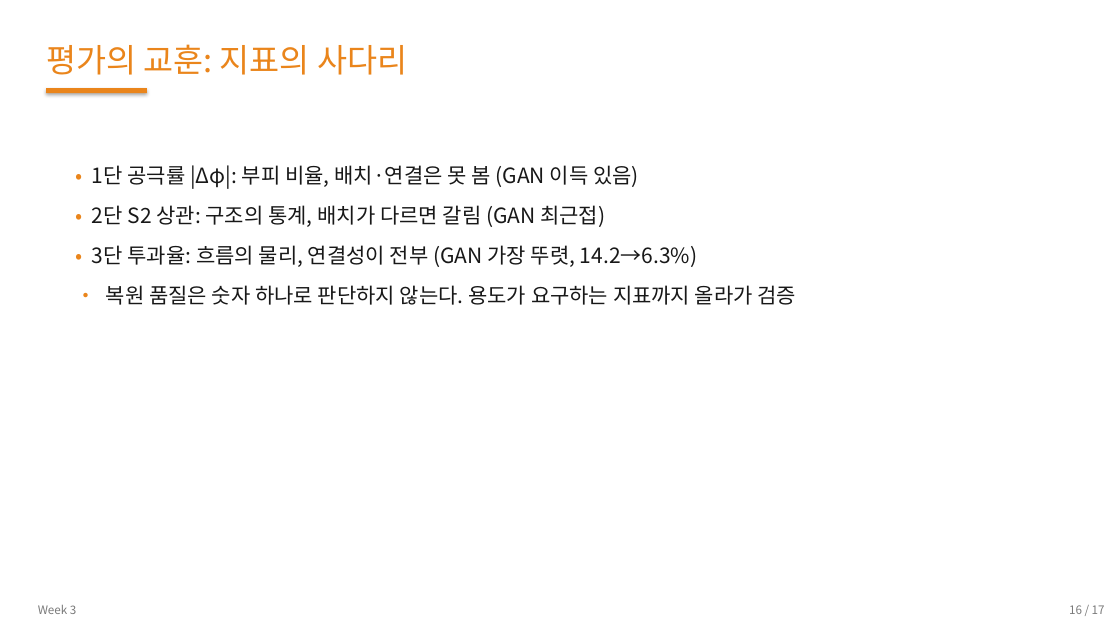
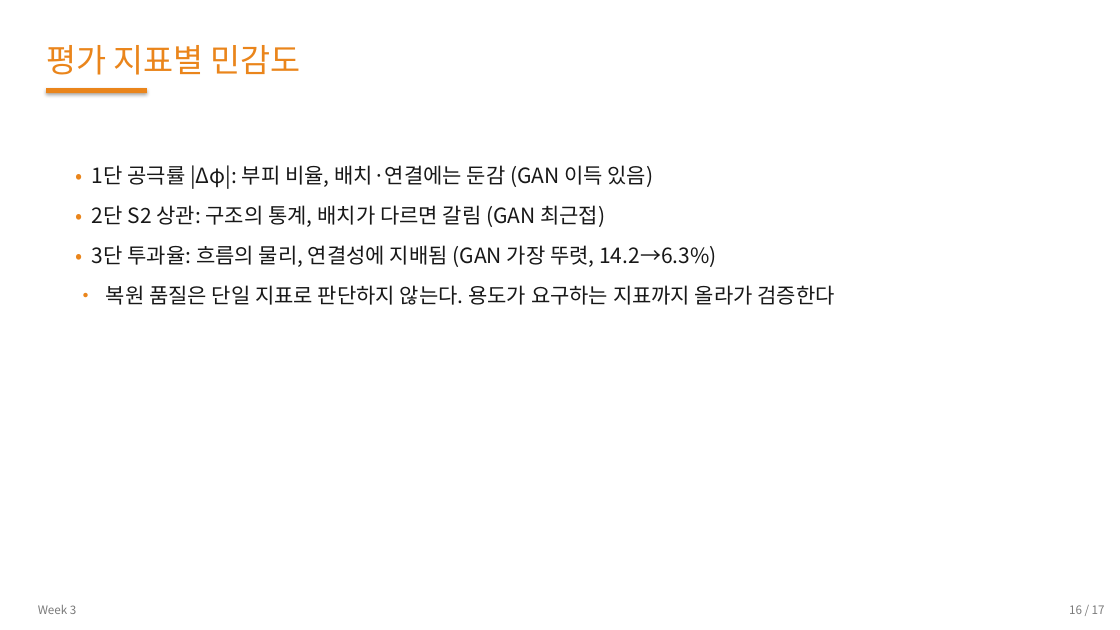
Before and after one commit to 01willy/Digital_rock_DL_Education, a slide deck: slide 16 of web/downloads/shared/w3/W3.pptx. Drawn at 1120x630 pixels with LibreOffice and Linux fonts; fonts in the diff are those of the drawing. Boxes give left, top, right and bottom in pixels: in the first picture for what was removed or moved away, otherwise in the second. Text is boxed around its words. In the diff, an @@ line names an element or a change of style, - is before the commit and + after.

```diff
--- a/web/downloads/shared/w3/W3.pptx
+++ b/web/downloads/shared/w3/W3.pptx
@@ text at <box>46,45,301,75</box>: text changed @@
-평가의 교훈: 지표의 사다리
+평가 지표별 민감도
@@ text at <box>92,165,654,188</box>: text changed @@
-• 1단 공극률 |Δφ|: 부피 비율, 배치·연결은 못 봄 (GAN 이득 있음)
+• 1단 공극률 |Δφ|: 부피 비율, 배치·연결에는 둔감 (GAN 이득 있음)
@@ text at <box>92,245,835,305</box>: text changed @@
-• 3단 투과율: 흐름의 물리, 연결성이 전부 (GAN 가장 뚜렷, 14.2→6.3%)
-• 복원 품질은 숫자 하나로 판단하지 않는다. 용도가 요구하는 지표까지 올라가 검증
+• 3단 투과율: 흐름의 물리, 연결성에 지배됨 (GAN 가장 뚜렷, 14.2→6.3%)
+• 복원 품질은 단일 지표로 판단하지 않는다. 용도가 요구하는 지표까지 올라가 검증한다
```
Also in this commit, not shown: 15 other slides changed, 13 other files.
